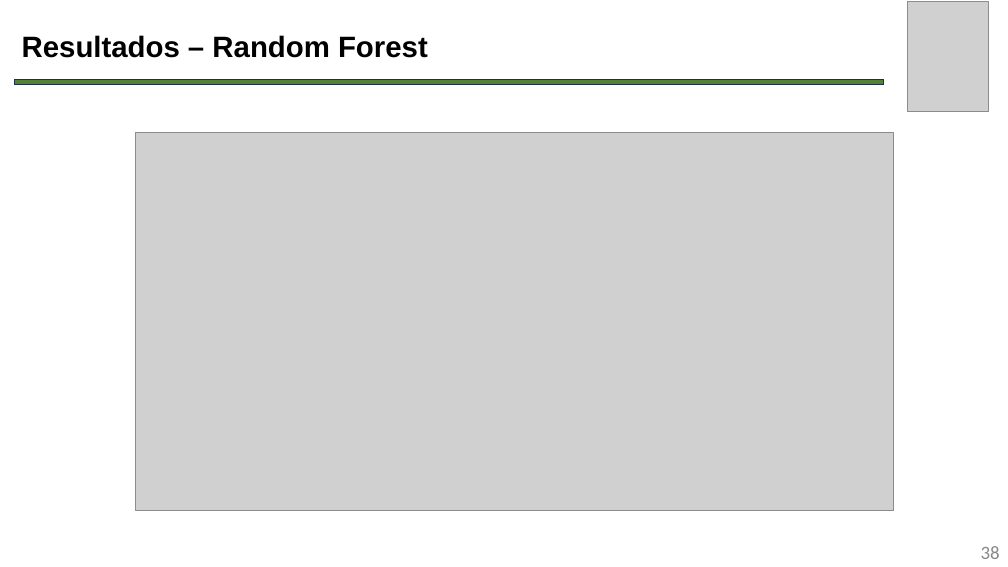
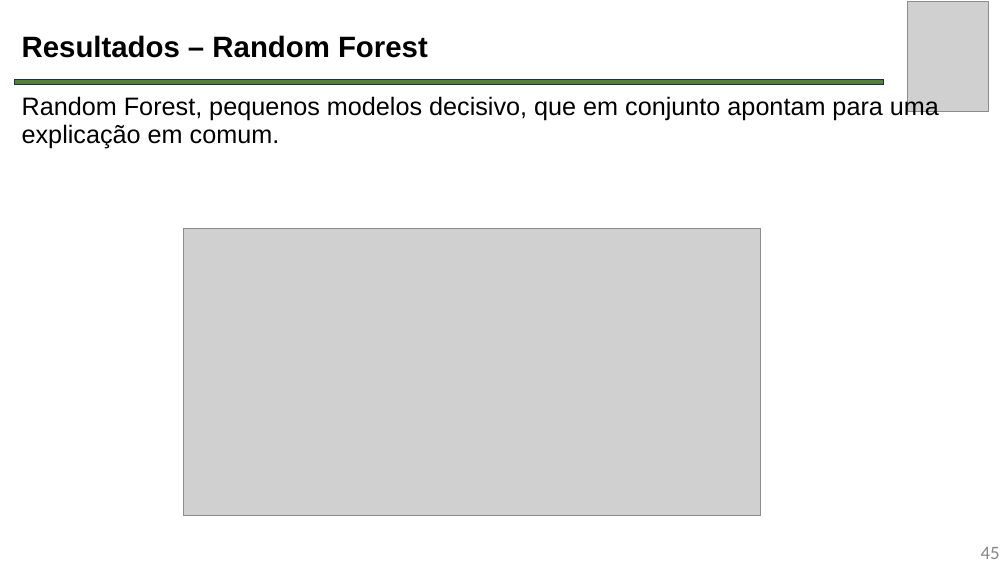
Before and after one commit to leonilso/TCC-UFFS-IA-PIB, a slide deck: slide 45 of Apresentação.pptx (slide 38 before the commit). Drawn at 1008x567 pixels with LibreOffice and Linux fonts; fonts in the diff are those of the drawing; grey boxes stand for pictures. Boxes give left, top, right and bottom in pixels: in the first picture for what was removed or moved away, otherwise in the second. Text is boxed around its words. In the diff, an @@ line names an element or a change of style, - is before the commit and + after.

Commit message:
terminando Random Forest

```diff
--- a/Apresentação.pptx
+++ b/Apresentação.pptx
@@ text added at [22, 95, 939, 148], 24 pt, text #000000 @@
+Random Forest, pequenos modelos decisivo, que em conjunto apontam para uma explicação em comum.
@@ picture: place and size @@
-picture at [135, 133, 895, 510]
+picture at [184, 228, 761, 516]
@@ page number at [981, 547, 1000, 559]: text changed @@
-38
+45
```
Also in this commit, not shown: 2 other slides changed, 7 slides added, 15 other files.
